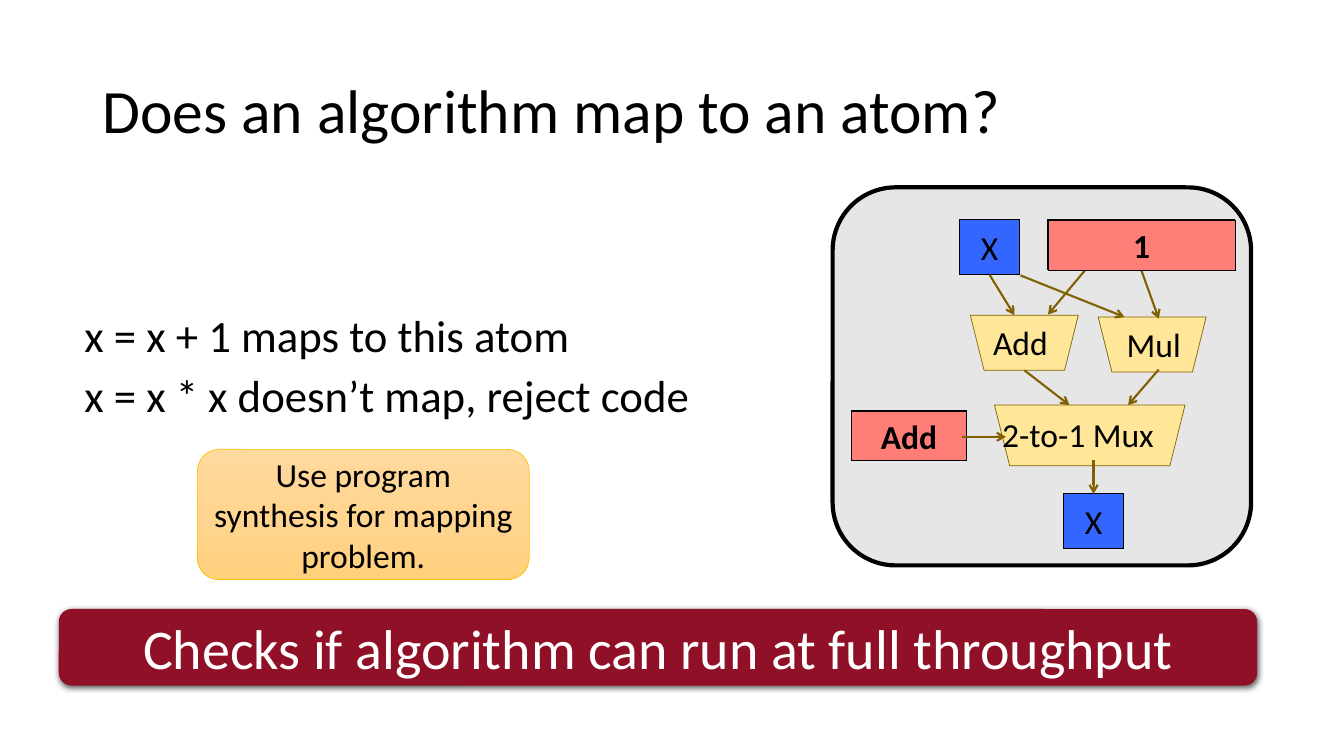
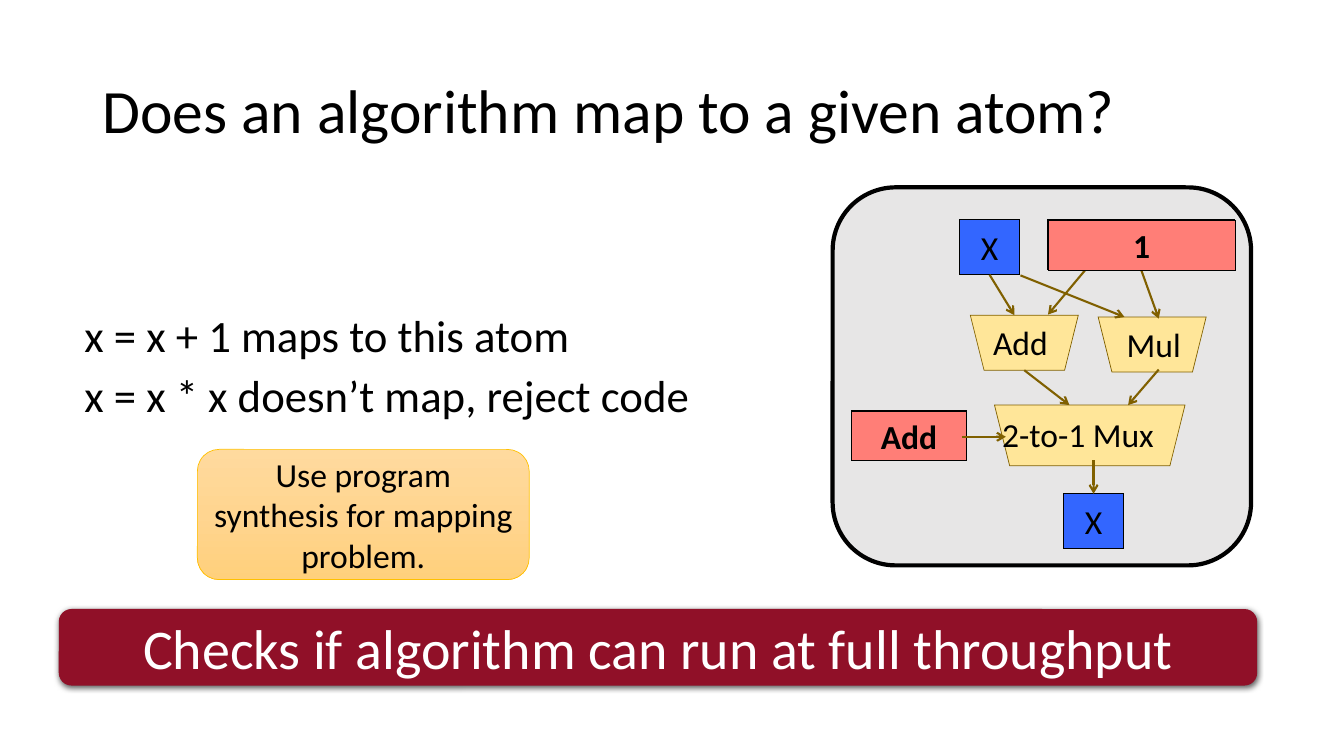
Before and after one commit to anirudhSK/pifo-domino-marple-ppts, a slide deck: slide 23 of combined_domino_pifo.pptx. Drawn at 1344x756 pixels with LibreOffice and Linux fonts; fonts in the diff are those of the drawing. Boxes give left, top, right and bottom in pixels: in the first picture for what was removed or moved away, otherwise in the second. Text is boxed around its words. In the diff, an @@ line names an element or a change of style, - is before the commit and + after.

```diff
--- a/combined_domino_pifo.pptx
+++ b/combined_domino_pifo.pptx
@@ title at bbox=[102, 90, 1114, 144]: text changed @@
-Does an algorithm map to an atom?
+Does an algorithm map to a given atom?
```
Also in this commit, not shown: 4 other slides changed, 1 slide added.
